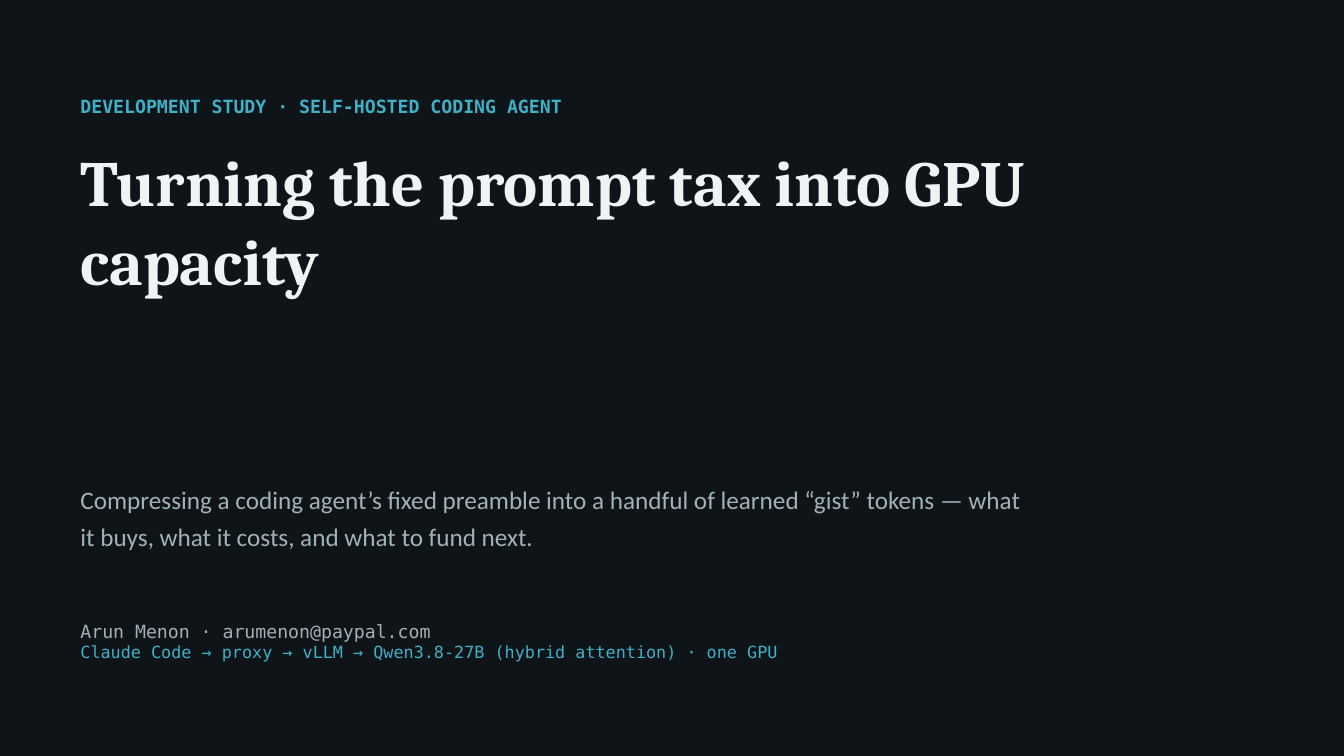
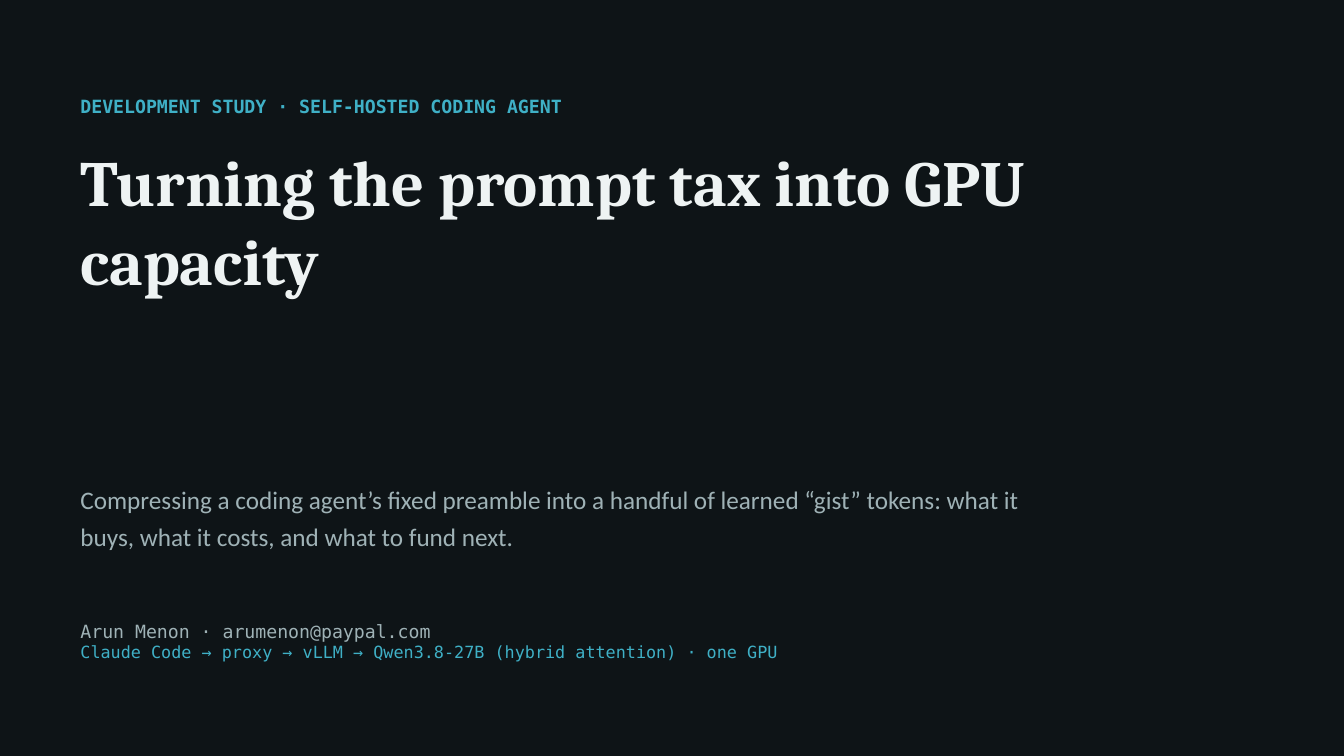
Before and after one commit to arunmenon/gisting-coding-agent, a slide deck: slide 1 of Gisting-CTO-deck.pptx. Drawn at 1344x756 pixels with LibreOffice and Linux fonts; fonts in the diff are those of the drawing. Boxes give left, top, right and bottom in pixels: in the first picture for what was removed or moved away, otherwise in the second. Text is boxed around its words. In the diff, an @@ line names an element or a change of style, - is before the commit and + after.

```diff
--- a/Gisting-CTO-deck.pptx
+++ b/Gisting-CTO-deck.pptx
@@ text at (80, 491, 1018, 550): text changed @@
-Compressing a coding agent’s fixed preamble into a handful of learned “gist” tokens — what it buys, what it costs, and what to fund next.
+Compressing a coding agent’s fixed preamble into a handful of learned “gist” tokens: what it buys, what it costs, and what to fund next.
```
Also in this commit, not shown: 9 other slides changed, 4 other files.
